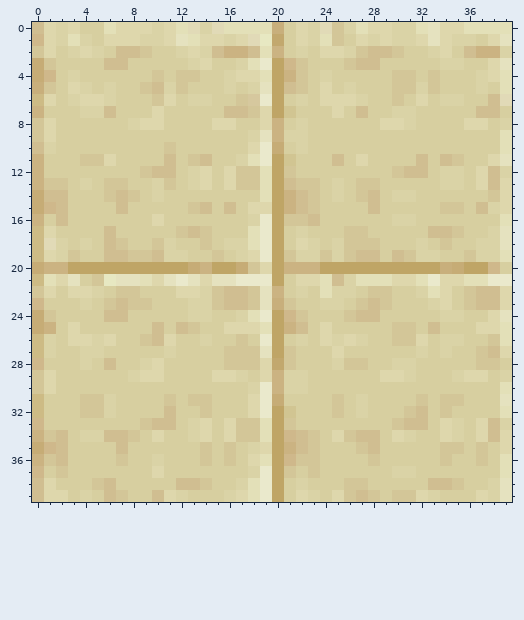
File history of a pixel-art sprite, concrete.png. Above, as it was before the edit.
The file is 40x40 pixels. Colours within 5 levels of each other are drawn and written as one.
And afterwards:
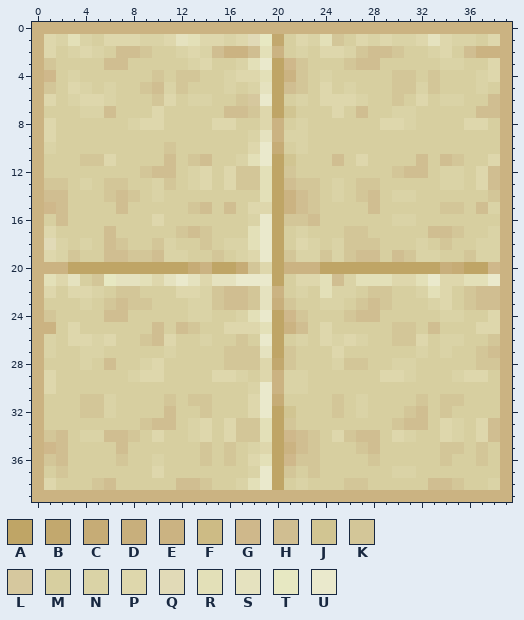
Palette (. is transparent): A #bfa566  B #c2a86e  C #c6ac76  D #c8af7c  E #cbb382  F #cdbb85  G #cfb88b  H #d0be91  J #d1c592  K #d3c698  L #d6c89e  M #d7cfa0  N #dad3a6  P #ded7ac  Q #e1dab7  R #e3e0b8  S #e5e2bf  T #e7e8c2  U #eae9cc
Changes in this commit:
y 0: x 0..39 HPNPMMRPPPNPRQNQRRRRDMPNQKNRPPNNRSPPRRRR -> EEEEEEEEEEEEEEEEEEEEEEEEEEEEEEEEEEEEEEEE
y 1: x 0 G -> E; x 39 S -> E
y 2: x 0 K -> E; x 39 N -> E
y 3: x 0 C -> E; x 39 S -> E
y 4: x 0 C -> E; x 39 R -> E
y 5: x 0 D -> E; x 39 R -> E
y 6: x 0 F -> E; x 39 Q -> E
y 7: x 39 M -> E
y 8: x 0 K -> E; x 39 N -> E
y 9: x 0 K -> E; x 39 R -> E
y 10: x 0 H -> E; x 39 R -> E
y 11: x 39 S -> E
y 12: x 39 N -> E
y 13: x 39 P -> E
y 14..15: x 0 C -> E; x 39 P -> E
y 16: x 39 R -> E
y 17..18: x 0 F -> E; x 39 S -> E
y 19: x 0 F -> E; x 39 R -> E
y 20: x 0 C -> E; x 39 M -> E
y 21: x 0 F -> E; x 39 U -> E
y 22: x 0 K -> E; x 39 P -> E
y 23: x 0 G -> E; x 39 P -> E
y 24: x 0 C -> E; x 39 S -> E
y 25: x 0 C -> E; x 39 R -> E
y 26: x 0 F -> E; x 39 R -> E
y 27: x 0 F -> E; x 39 P -> E
y 28: x 0 G -> E; x 39 M -> E
y 29: x 0 K -> E; x 39 N -> E
y 30: x 0 K -> E; x 39 R -> E
y 31: x 0 F -> E; x 39 S -> E
y 32: x 0 F -> E; x 39 R -> E
y 33: x 0 G -> E; x 39 N -> E
y 34: x 39 P -> E
y 35: x 0 C -> E; x 39 P -> E
y 36: x 39 R -> E
y 37: x 0 G -> E; x 39 R -> E
y 38: x 0 H -> E; x 39 S -> E
y 39: x 0..39 HPPMNMHKMMHPNMMMNPRUAMPNMPKHKMKKPNMMMPNS -> EEEEEEEEEEEEEEEEEEEEEEEEEEEEEEEEEEEEEEEE
Changed places in both pictures, as pixel boxes (x1, y1, x2, y2):
changed: (32, 22, 512, 502)
